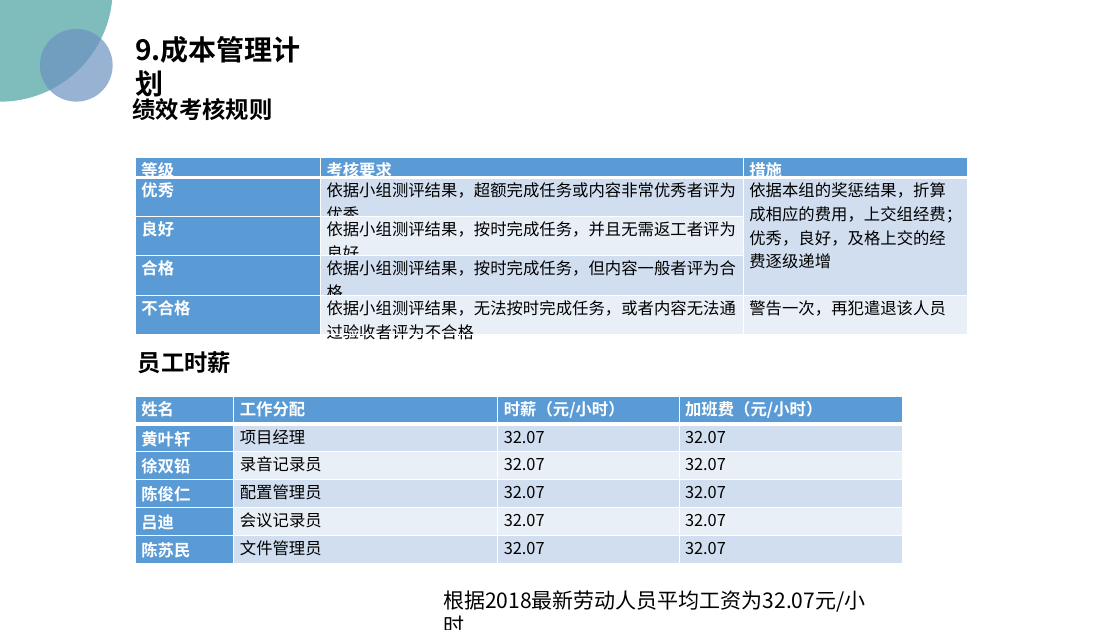
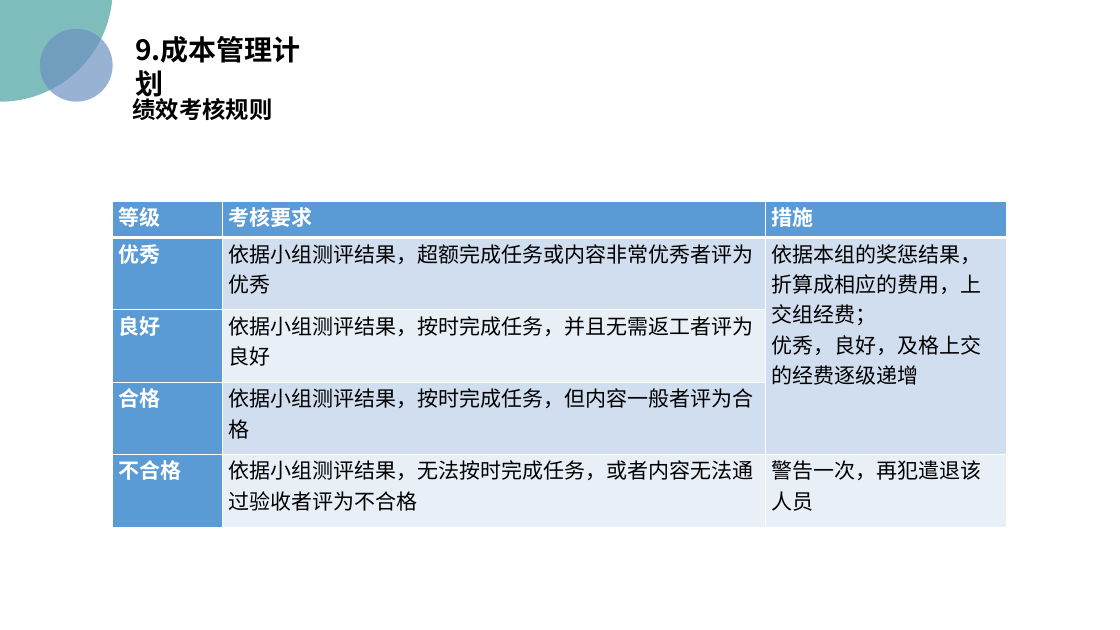
Before and after one commit to PRD2018/PRD2018-G15, a slide deck: slide 58 of 受控文档/01-需求工程项目计划/[PRD-15]需求工程项目计划.pptx. Drawn at 1120x630 pixels with LibreOffice and Linux fonts; fonts in the diff are those of the drawing; background and template pictures are left out. Boxes give left, top, right and bottom in pixels: in the first picture for what was removed or moved away, otherwise in the second. Text is boxed around its words. In the diff, an @@ line names an element or a change of style, - is before the commit and + after.

Commit message:
2018-11-2
更新 需求工程项目计划PPT

```diff
--- a/受控文档/01-需求工程项目计划/[PRD-15]需求工程项目计划.pptx
+++ b/受控文档/01-需求工程项目计划/[PRD-15]需求工程项目计划.pptx
@@ table at [113, 201, 1007, 528] @@
@@ size 14 to 18 pt @@
@@ table: place and size @@
-table at [135, 158, 967, 344]
+table at [113, 201, 1007, 528]
@@ text removed at [138, 351, 231, 374] @@
-    员工时薪
@@ table removed at [135, 397, 902, 564], 6 rows, 4 columns @@
-姓名 | 工作分配 | 时薪（元/小时） | 加班费（元/小时）
-黄叶轩 | 项目经理 | 32.07 | 32.07
-徐双铅 | 录音记录员 | 32.07 | 32.07
-陈俊仁 | 配置管理员 | 32.07 | 32.07
-吕迪 | 会议记录员 | 32.07 | 32.07
-陈苏民 | 文件管理员 | 32.07 | 32.07
@@ text removed at [443, 590, 865, 612] @@
-根据2018最新劳动人员平均工资为32.07元/小时
```
Also in this commit, not shown: 40 other slides changed, 5 slides added, 4 slides removed.
